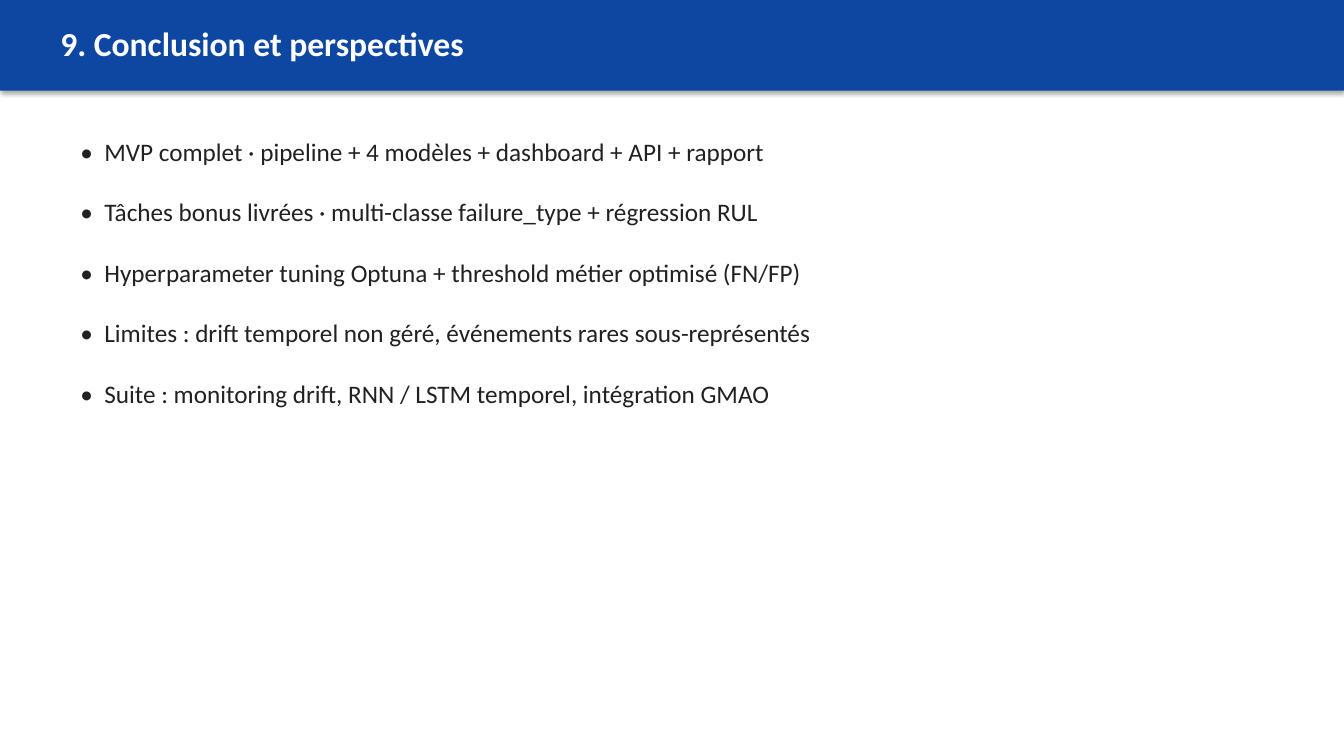
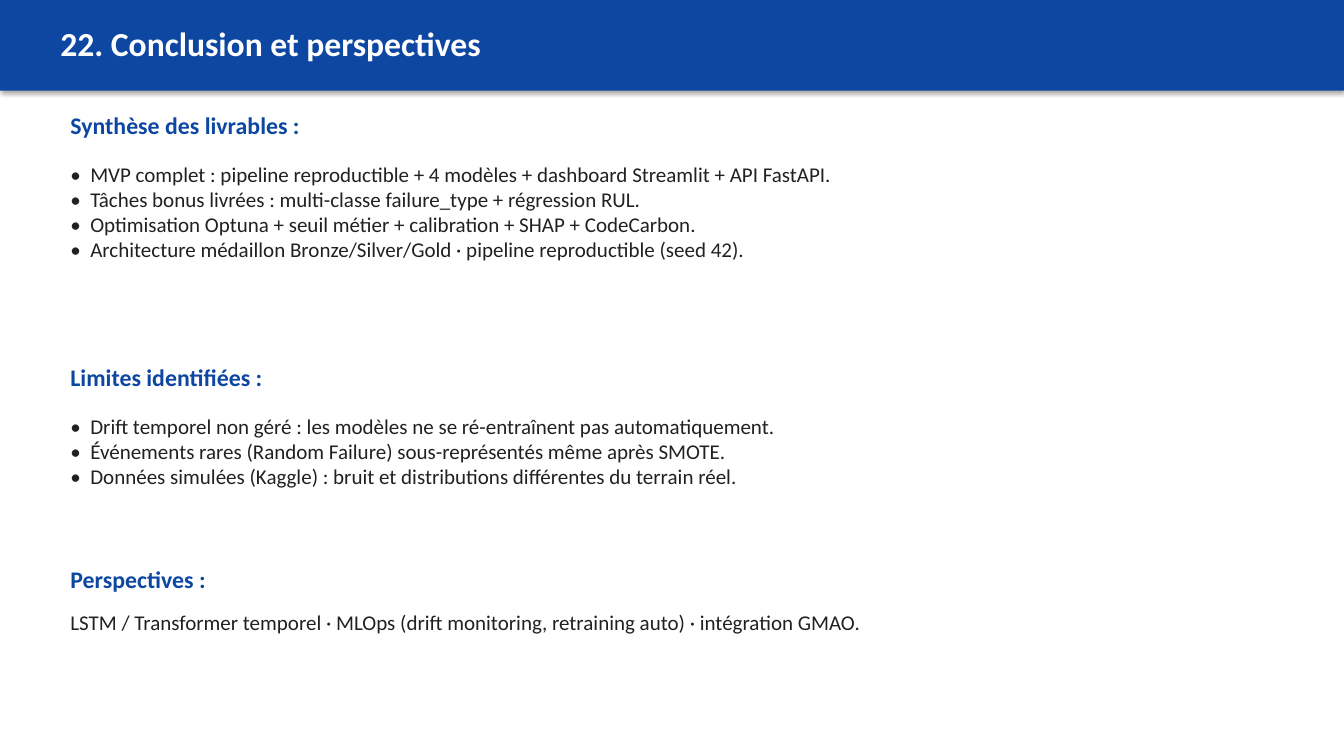
Before and after one commit to Adam-Blf/maintenance-predictive-industrielle, a slide deck: slide 22 of reports/presentation.pptx (slide 10 before the commit). Drawn at 1344x756 pixels with LibreOffice and Linux fonts; fonts in the diff are those of the drawing. Boxes give left, top, right and bottom in pixels: in the first picture for what was removed or moved away, otherwise in the second. Text is boxed around its words. In the diff, an @@ line names an element or a change of style, - is before the commit and + after.

```diff
--- a/reports/presentation.pptx
+++ b/reports/presentation.pptx
@@ text at <box>60,32,480,62</box>: text changed @@
-9. Conclusion et perspectives
+22. Conclusion et perspectives
@@ text added at <box>70,117,288,138</box>, 17 pt, text #0D47A1, bold @@
+Synthèse des livrables :
@@ text at <box>90,167,831,261</box>: text changed; size 18 to 15 pt @@
-• MVP complet · pipeline + 4 modèles + dashboard + API + rapport
-• Tâches bonus livrées · multi-classe failure_type + régression RUL
-• Hyperparameter tuning Optuna + threshold métier optimisé (FN/FP)
-• Limites : drift temporel non géré, événements rares sous-représentés
-• Suite : monitoring drift, RNN / LSTM temporel, intégration GMAO
+• MVP complet : pipeline reproductible + 4 modèles + dashboard Streamlit + API FastAPI.
+• Tâches bonus livrées : multi-classe failure_type + régression RUL.
+• Optimisation Optuna + seuil métier + calibration + SHAP + CodeCarbon.
+• Architecture médaillon Bronze/Silver/Gold · pipeline reproductible (seed 42).
@@ text added at <box>70,369,250,386</box>, 17 pt, text #0D47A1, bold @@
+Limites identifiées :
@@ text added at <box>90,419,774,488</box>, 15 pt, text #212121 @@
+• Drift temporel non géré : les modèles ne se ré-entraînent pas automatiquement.
+• Événements rares (Random Failure) sous-représentés même après SMOTE.
+• Données simulées (Kaggle) : bruit et distributions différentes du terrain réel.
@@ text added at <box>70,571,193,592</box>, 17 pt, text #0D47A1, bold @@
+Perspectives :
@@ text added at <box>70,615,860,634</box>, 15 pt, text #212121 @@
+LSTM / Transformer temporel · MLOps (drift monitoring, retraining auto) · intégration GMAO.
```
Also in this commit, not shown: 6 other slides changed, 16 slides added, 3 slides removed, 13 other files.
